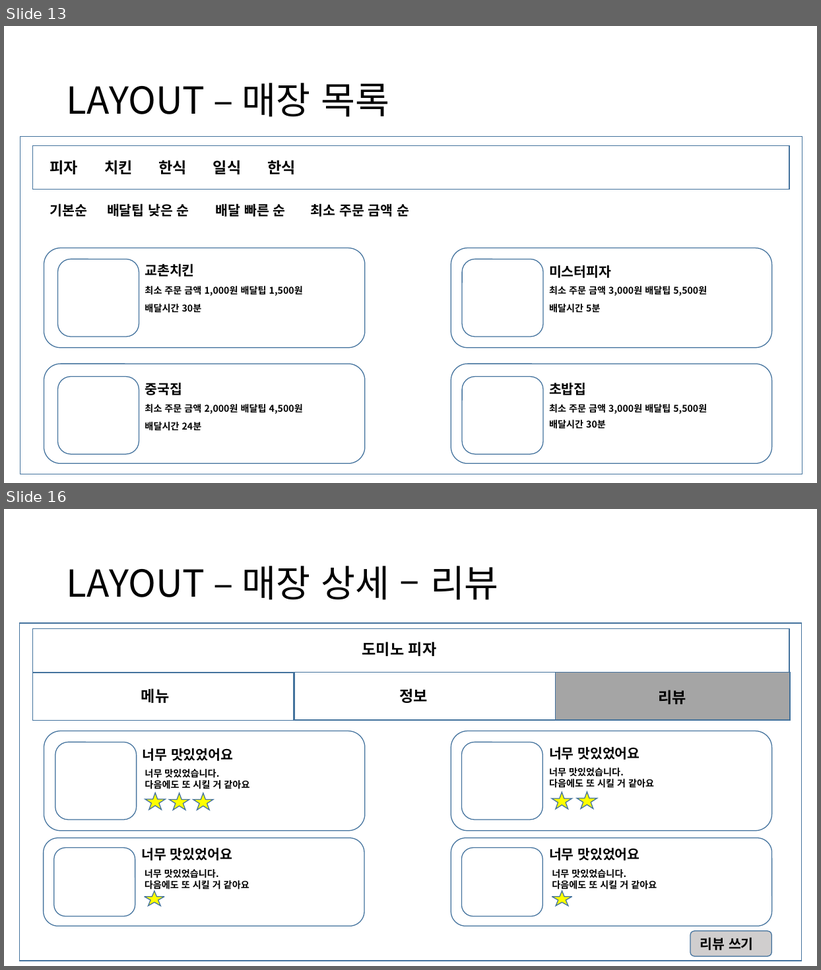
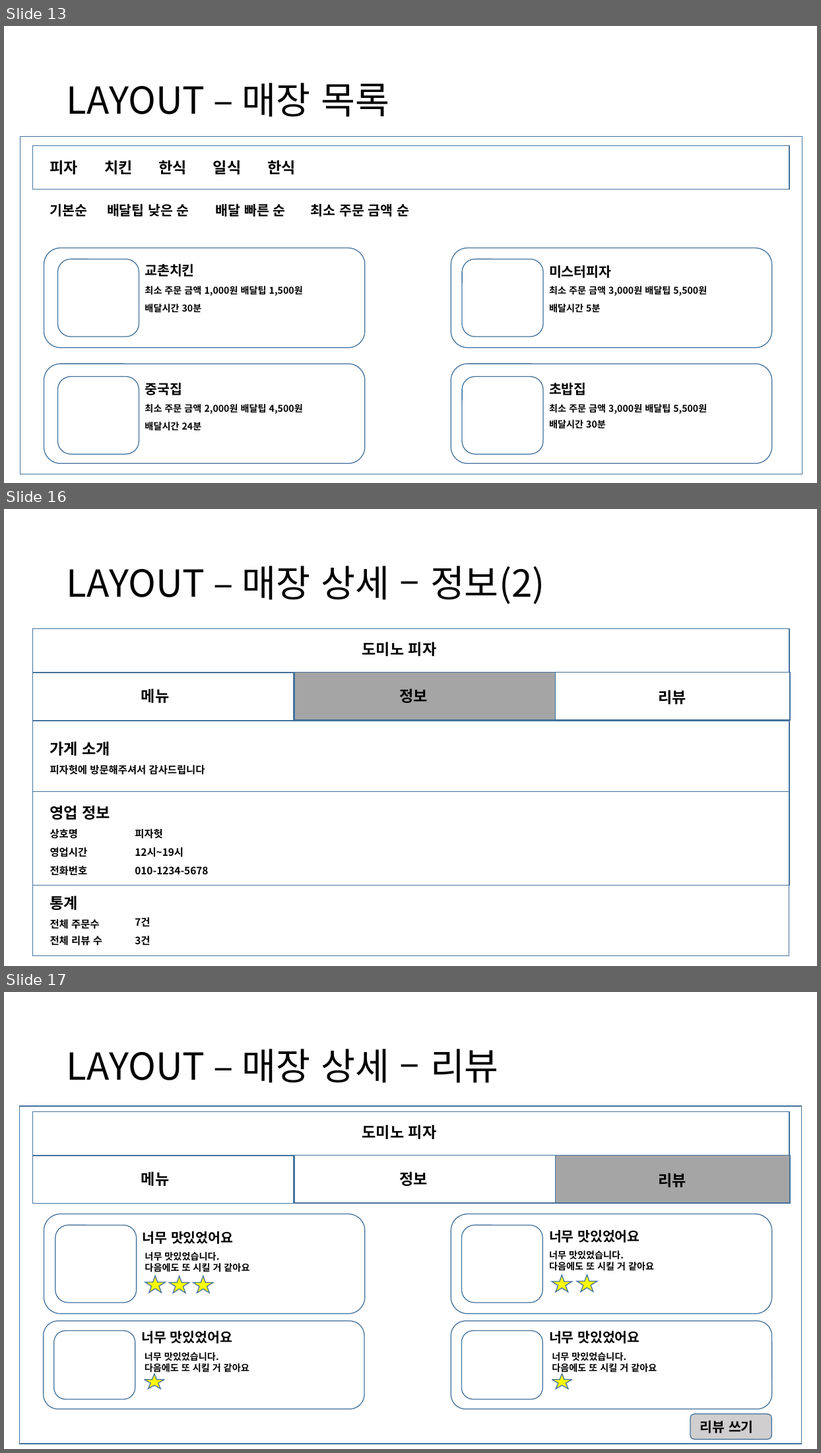
Before and after one commit to Camelllia/BaeminApplication, a slide deck: 202131205_김승진_실무게임프로그래밍_기획서.pptx. Shown one above the other, each under a label of ours: slides 13 and 16 before the commit, slides 13, 16 and 17 after it; the slides between them are not shown. The pictures are 821x970 and 821x1453 pixels, drawn with LibreOffice and Linux fonts; fonts in the diff are those of the drawing. Boxes give left, top, right and bottom in pixels: in the first picture for what was removed or moved away, otherwise in the second. Text is boxed around its words. In the diff, an @@ line names an element or a change of style, - is before the commit and + after.

```diff
--- a/202131205_김승진_실무게임프로그래밍_기획서.pptx
+++ b/202131205_김승진_실무게임프로그래밍_기획서.pptx
@@ slide 16 added at (4,509,817,966), background #FFFFFF @@
@@ title added at (67,566,545,604), 44 pt, text #000000 @@
+LAYOUT – 매장 상세 – 정보(2)
@@ rectangle added at (32,629,789,673), fill #FFFFFF, outline #43739E 1 pt @@
@@ text added at (362,642,437,656), 18 pt, text #000000, bold @@
+도미노 피자
@@ rectangle added at (32,673,294,721), fill #FFFFFF, outline #43739E 1 pt @@
@@ rectangle added at (294,673,556,720), fill #A5A5A5, outline #43739E 1 pt @@
@@ rectangle added at (556,673,790,720), fill #FFFFFF, outline #43739E 1 pt @@
@@ text added at (141,689,170,703), 18 pt, text #000000, bold @@
+메뉴
@@ text added at (399,689,428,703), 18 pt, text #000000, bold @@
+정보
@@ text added at (658,690,686,704), 18 pt, text #000000, bold @@
+리뷰
@@ rectangle added at (32,722,789,792), fill #FFFFFF, outline #43739E 1 pt @@
@@ text added at (50,741,111,756), 18 pt, text #000000, bold @@
+가게 소개
@@ text added at (50,765,205,775), 12 pt, text #000000, bold @@
+피자헛에 방문해주셔서 감사드립니다
@@ rectangle added at (32,792,789,885), fill #FFFFFF, outline #43739E 1 pt @@
@@ text added at (50,805,111,820), 18 pt, text #000000, bold @@
+영업 정보
@@ text added at (50,829,78,839), 12 pt, text #000000, bold @@
+상호명
@@ text added at (135,829,162,839), 12 pt, text #000000, bold @@
+피자헛
@@ text added at (50,848,88,857), 12 pt, text #000000, bold @@
+영업시간
@@ text added at (135,848,184,857), 12 pt, text #000000, bold @@
+12시~19시
@@ text added at (50,866,88,876), 12 pt, text #000000, bold @@
+전화번호
@@ text added at (135,867,208,875), 12 pt, text #000000, bold @@
+010-1234-5678
@@ rectangle added at (32,885,789,956), fill #FFFFFF, outline #43739E 1 pt @@
@@ text added at (50,896,79,910), 18 pt, text #000000, bold @@
+통계
@@ text added at (50,920,99,929), 12 pt, text #000000, bold @@
+전체 주문수
@@ text added at (135,918,150,927), 12 pt, text #000000, bold @@
+7건
@@ text added at (50,936,102,946), 12 pt, text #000000, bold @@
+전체 리뷰 수
@@ text added at (135,936,150,945), 12 pt, text #000000, bold @@
+3건
@@ what was slide 16 is now slide 17 @@
```
Also in this commit, not shown: 4 slides changed, 1 other slide added, 4 other files.
